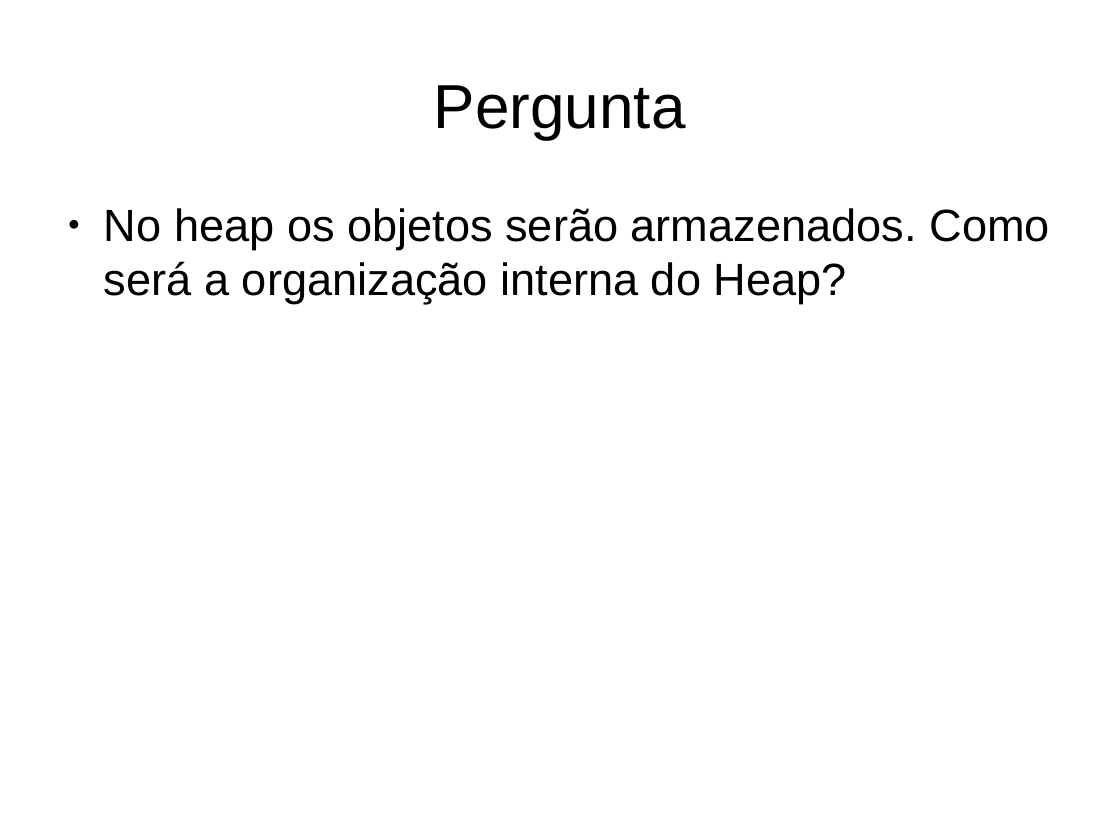
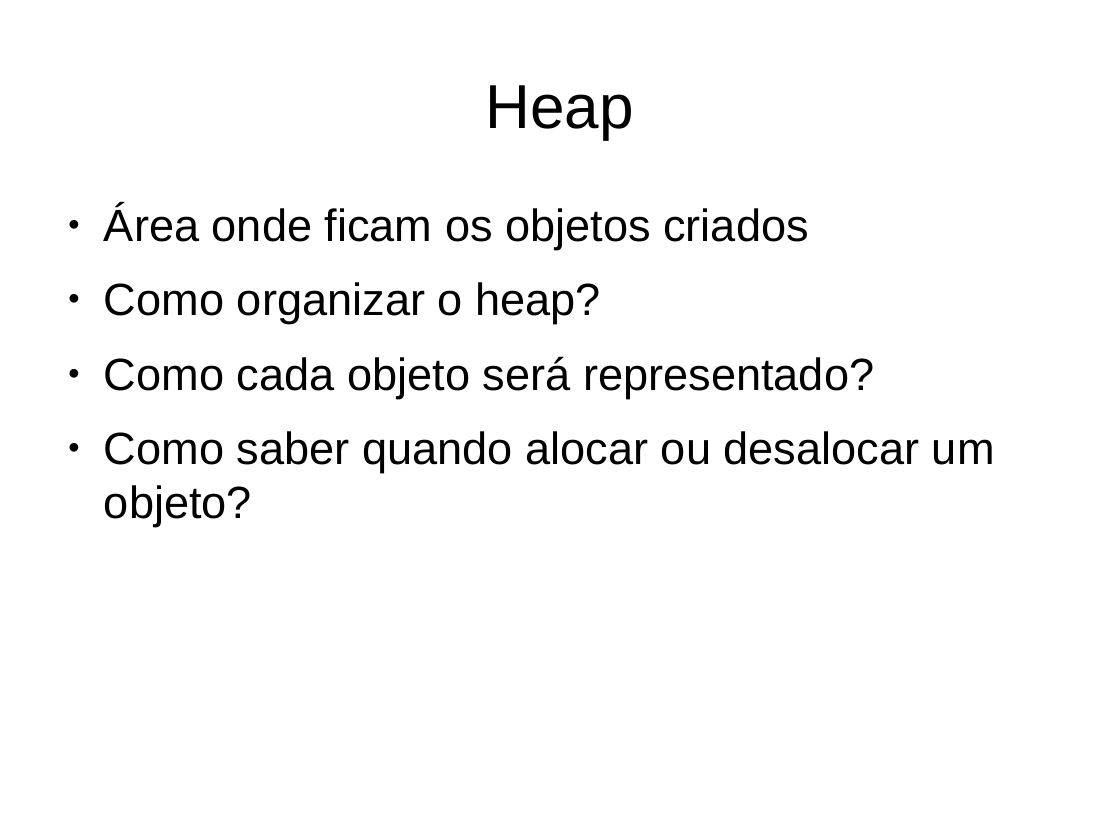
Before and after one commit to gabrielmm1234/jvm-sb, a slide deck: slide 17 of projetoLogico/apresentacao.odp (slide 21 before the commit). Drawn at 1120x840 pixels with LibreOffice and Linux fonts; fonts in the diff are those of the drawing. Boxes give left, top, right and bottom in pixels: in the first picture for what was removed or moved away, otherwise in the second. Text is boxed around its words. In the diff, an @@ line names an element or a change of style, - is before the commit and + after.

Commit message:
adicionei parte do heap

```diff
--- a/projetoLogico/apresentacao.odp
+++ b/projetoLogico/apresentacao.odp
@@ title at bbox=[486, 85, 634, 139]: text changed @@
-Pergunta
+Heap
@@ text at bbox=[104, 206, 995, 527]: text changed @@
-● No heap os objetos serão armazenados. Como será a organização interna do Heap?
+● Área onde ficam os objetos criados
+● Como organizar o heap?
+● Como cada objeto será representado?
+● Como saber quando alocar ou desalocar um objeto?
```
Also in this commit, not shown: 1 other slide changed, 5 slides added.
